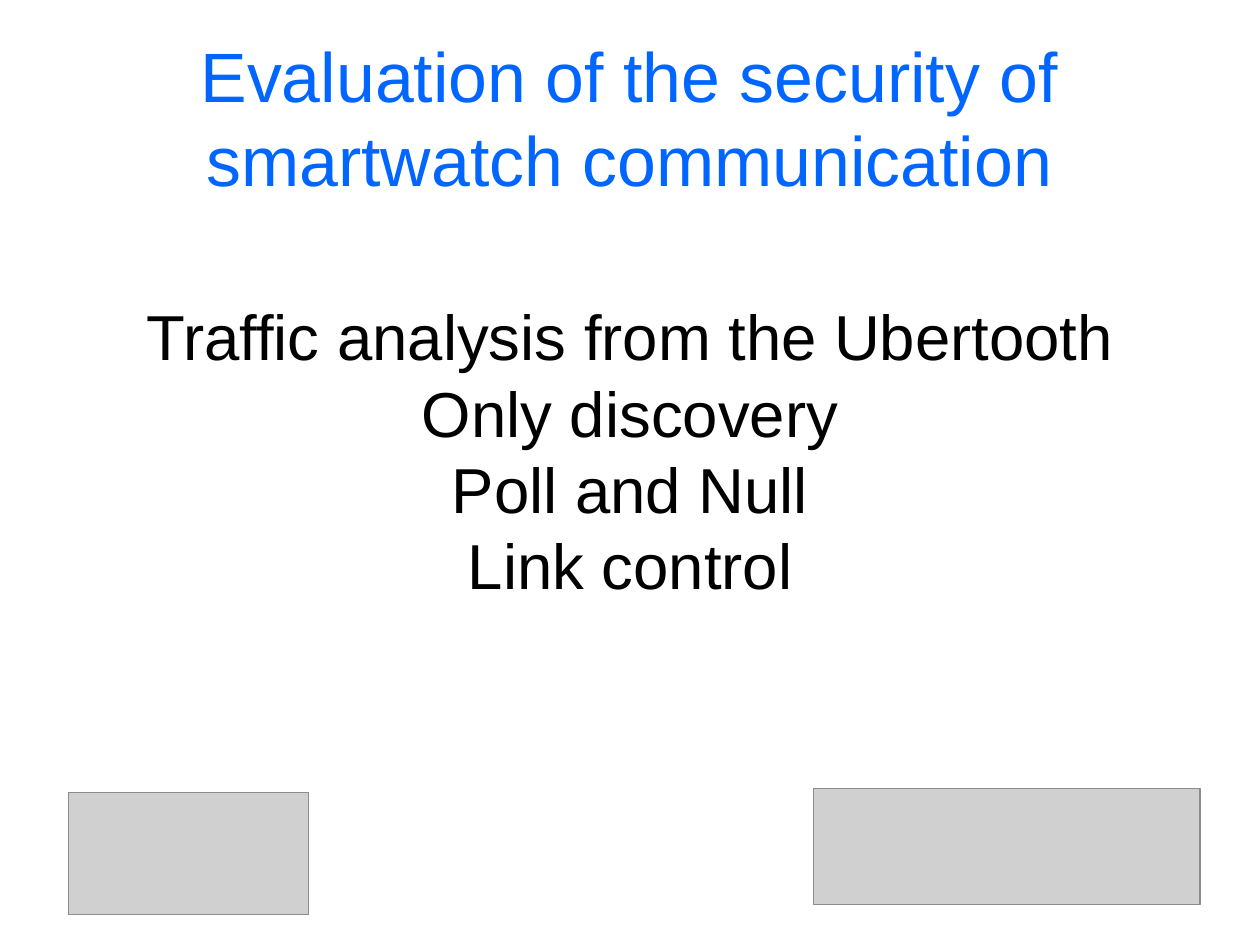
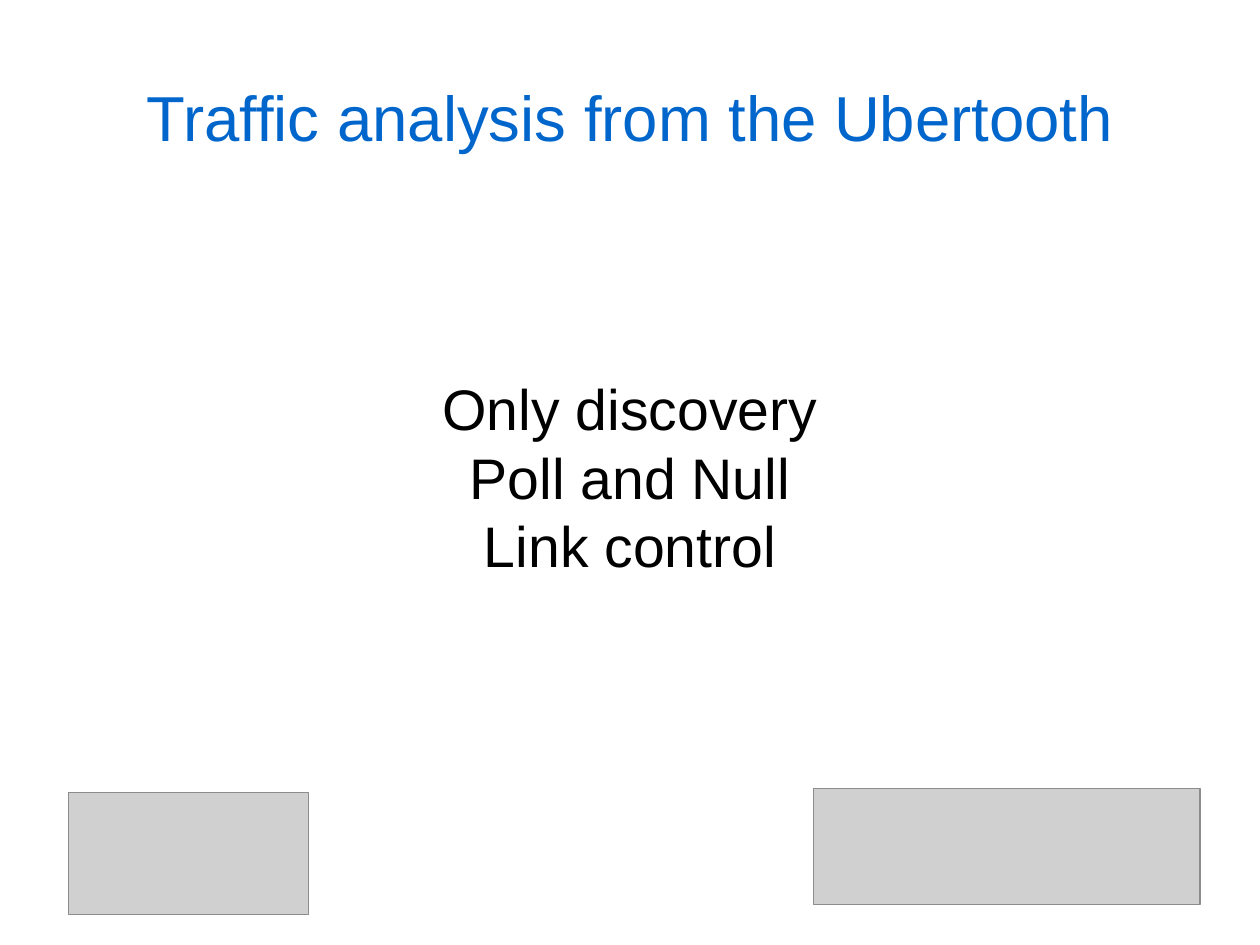
Before and after one commit to cheeseit/smartwatchers_report, a slide deck: slide 9 of presentation.odp. Drawn at 1260x945 pixels with LibreOffice and Linux fonts; fonts in the diff are those of the drawing; grey boxes stand for pictures. Boxes give left, top, right and bottom in pixels: in the first picture for what was removed or moved away, otherwise in the second. Text is boxed around its words. In the diff, an @@ line names an element or a change of style, - is before the commit and + after.

```diff
--- a/presentation.odp
+++ b/presentation.odp
@@ title at (147, 95, 1113, 153): text changed; size 44 to 40 pt; text colour #0066FF to #0066CC @@
-Evaluation of the security of smartwatch communication
+Traffic analysis from the Ubertooth
@@ subtitle "Only discovery" at (443, 388, 817, 568): size 40 to 36 pt @@
@@ subtitle at (147, 314, 1113, 372): paragraph removed @@
-Traffic analysis from the Ubertooth
```
Also in this commit, not shown: 9 other slides changed, 3 slides added, 2 slides removed, 1 other file.
